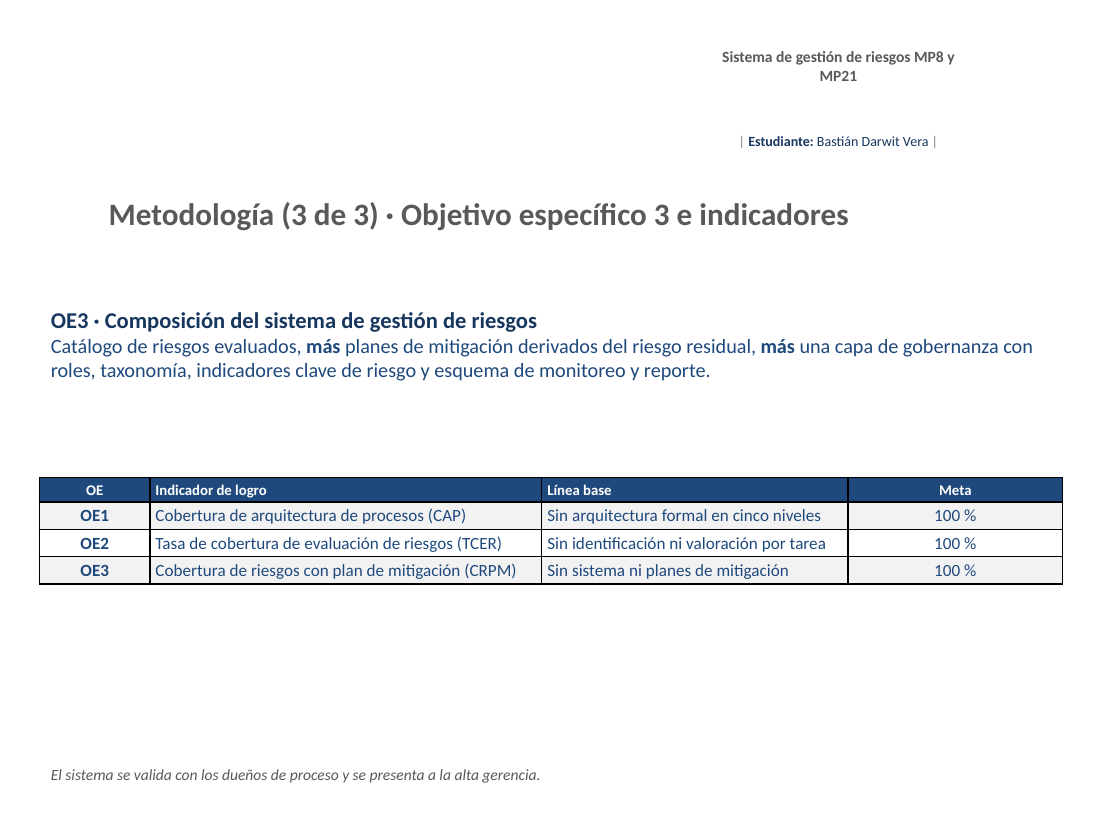
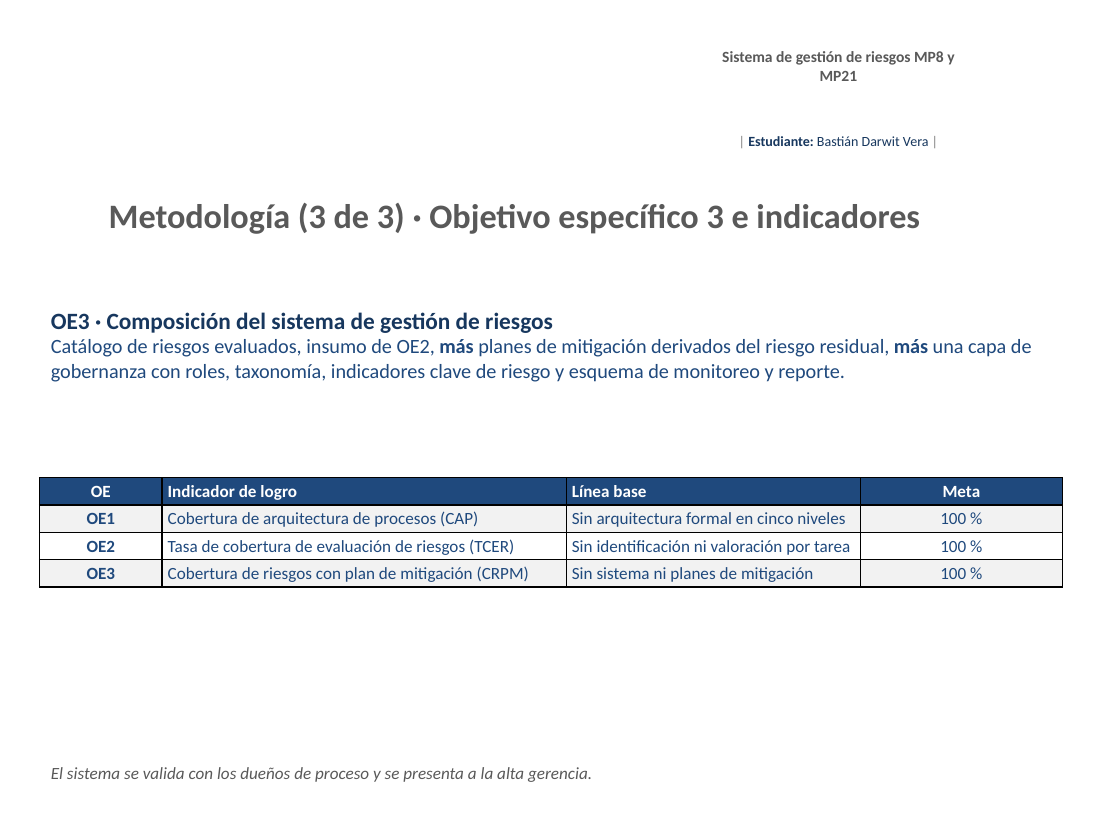
Before and after one commit to BastianDarwit/AFE, a slide deck: slide 6 of Avance_1_TFG_Bastian_Darwit_v1.pptx. Drawn at 1120x840 pixels with LibreOffice and Linux fonts; fonts in the diff are those of the drawing; background and template pictures are left out. Boxes give left, top, right and bottom in pixels: in the first picture for what was removed or moved away, otherwise in the second. Text is boxed around its words. In the diff, an @@ line names an element or a change of style, - is before the commit and + after.

```diff
--- a/Avance_1_TFG_Bastian_Darwit_v1.pptx
+++ b/Avance_1_TFG_Bastian_Darwit_v1.pptx
@@ text "Metodología (3 de 3) · ..." at [109, 203, 920, 234]: size 20 to 22 pt @@
@@ text at [51, 312, 553, 333]: size 14.5 to 15 pt in "OE3 · Composición del sistema de gestión ..." @@
@@ text at [51, 339, 1032, 382]: text changed @@
-Catálogo de riesgos evaluados, más planes de mitigación derivados del riesgo residual, más una capa de gobernanza con roles, taxonomía, indicadores clave de riesgo y esquema de monitoreo y reporte.
+Catálogo de riesgos evaluados, insumo de OE2, más planes de mitigación derivados del riesgo residual, más una capa de gobernanza con roles, taxonomía, indicadores clave de riesgo y esquema de monitoreo y reporte.
@@ table at [39, 478, 1062, 711] @@
@@ size 9.5 to 11 pt in "OE", "Indicador de logro", "Línea base", "Meta" @@
@@ text "El sistema se valida con ..." at [51, 767, 592, 782]: size 10 to 11 pt @@
```
Also in this commit, not shown: 7 other slides changed, 6 slides removed, 1 other file.
